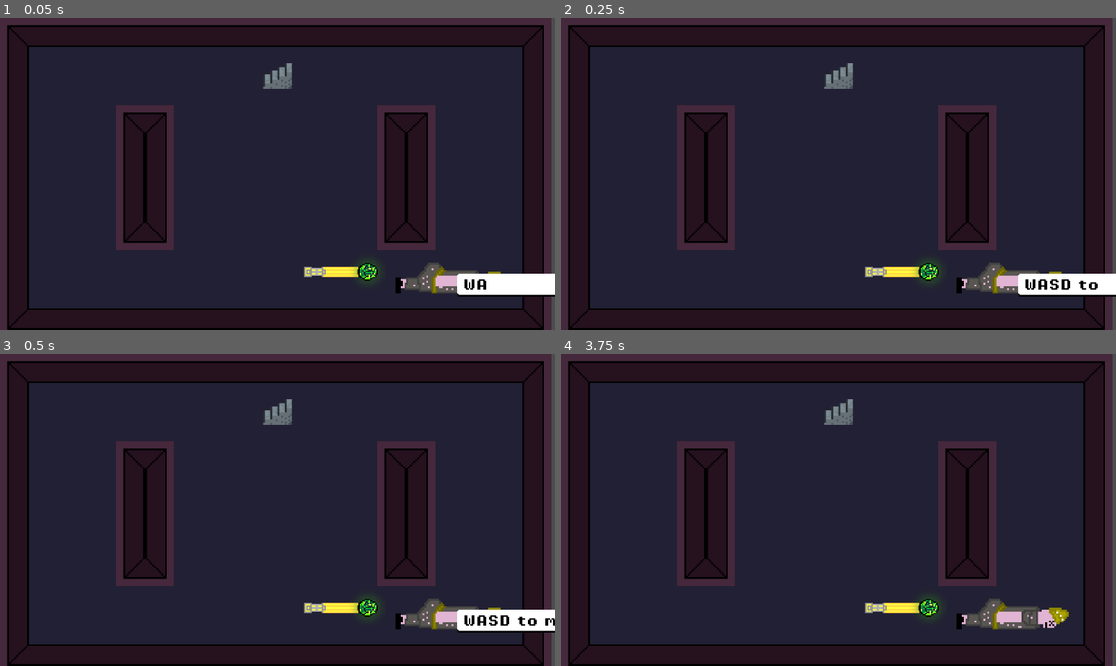
Above: before the commit, frames 1-4 (two rows, left to right).
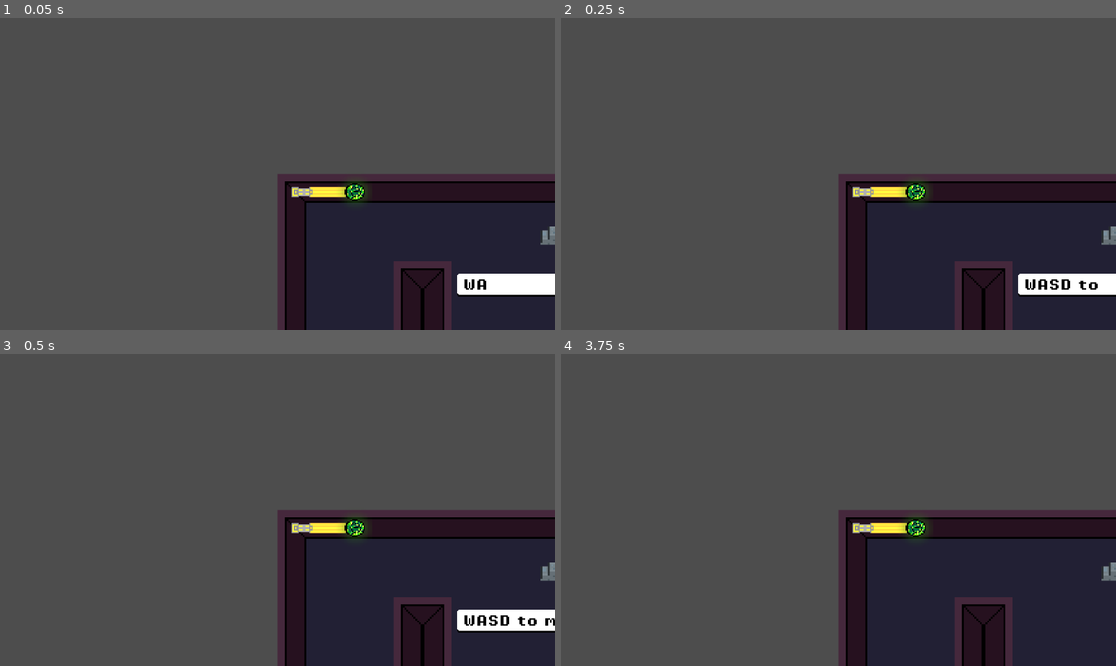
Above: after the commit, the same moments.

Repository: ReneZwiletitsch/PirateJam16
Game: Godot game, scene res://game.tscn
The game is run twice, just before and just after one commit, with the same random seed, the same clock (stepped at 60 frames per second) and the same inputs.
Inputs (mouse positions are in pixels of both pictures, inside the frame that each line leads up to):
- Up to frame 1 (0.05 s): no input
- Up to frame 2 (0.25 s): no input
- Up to frame 3 (0.5 s): no input
- Up to frame 4 (3.75 s): tap Enter at 0.5 s; move the mouse to (960, 494) at 0.52 s; hold D (right) 0.53-1.28 s; hold Space (advance_dialogue) 0.53-1.28 s; move the mouse to (727, 525) at 1.27 s; hold S (down) 1.28-2.03 s; click (727, 525) at 1.35 s; tap C (necromancy) at 2, 3.5 s; move the mouse to (894, 441) at 2.02 s; hold D (right) 2.03-2.78 s; hold C (necromancy) 2.03-2.78 s; move the mouse to (810, 572) at 2.77 s; hold W (up) 2.78-3.53 s; tap E (test) at 2.85 s; move the mouse to (1005, 556) at 3.52 s; hold A (left) from 3.53 s (still down); hold Space (advance_dialogue) from 3.53 s (still down)

The runs differ from the first frame. In frame 1, 82% of the frame differs, in the area x 0-100%, y 0-100%; in frame 2, 82%; in frame 3, 82%; in frame 4, 83%.

Commit message:
fixed staff offset

Diff:
--- a/piratejam16/Scenes/AIChar.tscn
+++ b/piratejam16/Scenes/AIChar.tscn
@@ -484,7 +484,7 @@
 radius = 0.0
 
 [node name="AIChar" type="CharacterBody2D"]
-z_index = 1
+z_index = 2
 script = ExtResource("2_moamb")
 
 [node name="AnimatedSprite2D" type="AnimatedSprite2D" parent="."]
--- a/piratejam16/game.tscn
+++ b/piratejam16/game.tscn
@@ -46,7 +46,6 @@
 [node name="Game" type="Node2D"]
 
 [node name="Map" type="Node2D" parent="."]
-position = Vector2(-153, -86)
 script = ExtResource("1_mpa87")
 
 [node name="Stairs" type="Area2D" parent="Map"]
--- a/piratejam16/levels/room_start.gd
+++ b/piratejam16/levels/room_start.gd
@@ -17,7 +17,7 @@
 			var instance = scene.instantiate()
 			instance.rotate(PI/2)
 			instance.set_scale(Vector2(0.7,0.7))
-			instance.position = Singleton.player_position + Vector2(150,100) #temp to make it look right, might break something
+			instance.position = Singleton.player_position + Vector2(-10,-30)
 			print(Singleton.player_position)
 			add_child(instance,true)
 			Singleton.staff_instance = instance
